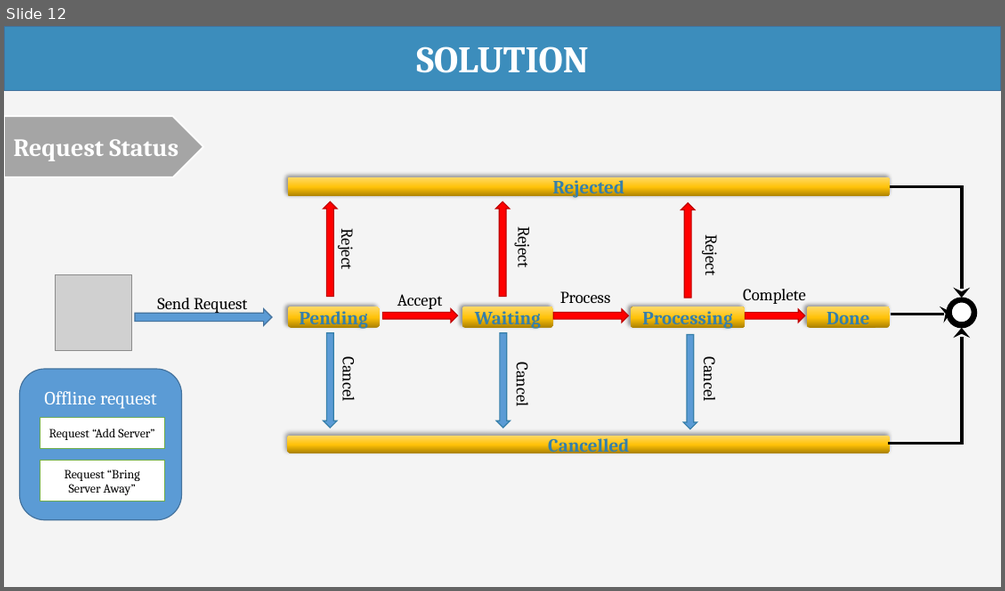
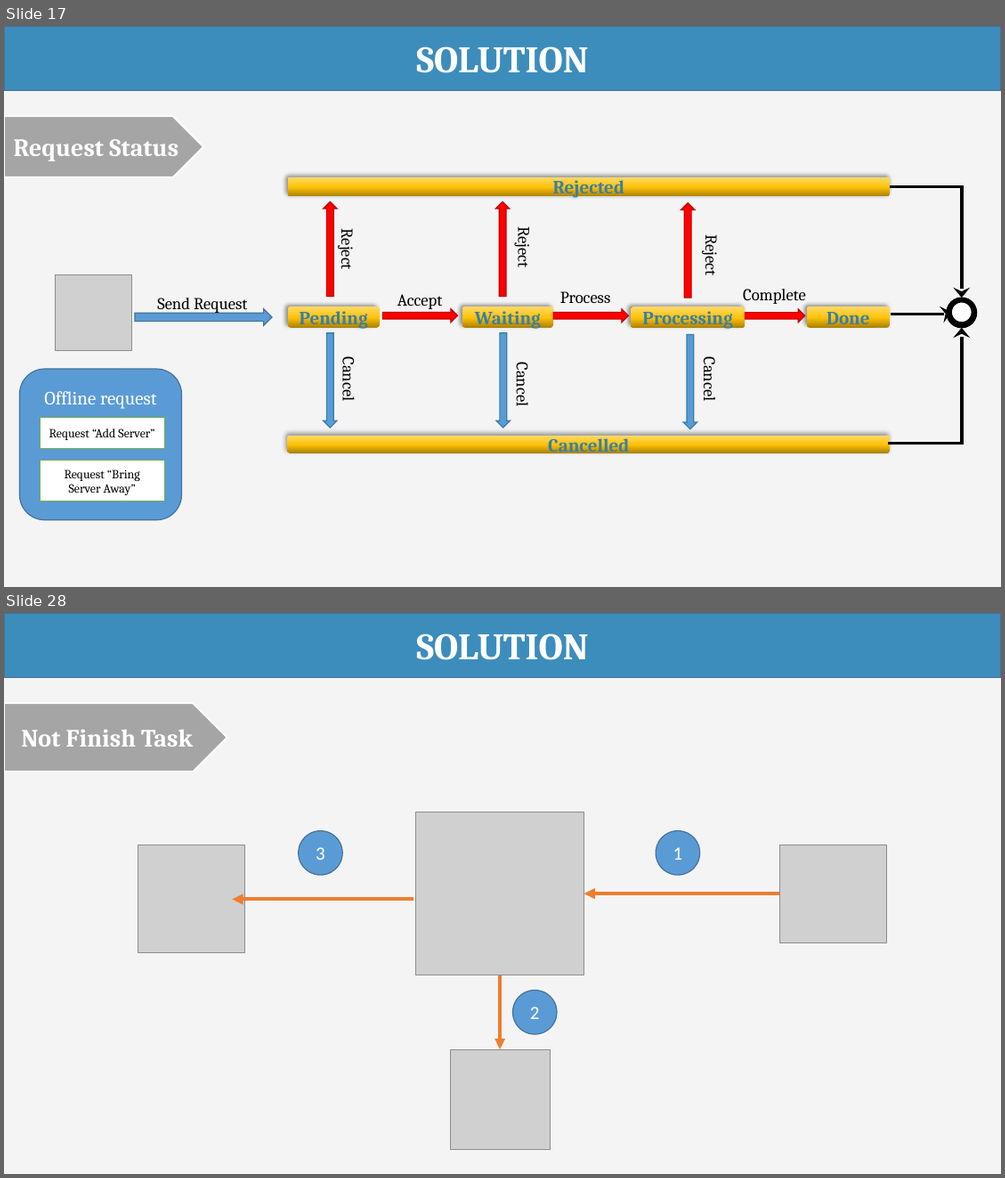
Before and after one commit to haltt051093/IMS-datacenter, a slide deck: Document/Presentation/IMS_20160407_Presentation.pptx. Shown one above the other, each under a label of ours: slide 12 before the commit, slides 17 and 28 after it; the slides between them are not shown. The pictures are 1005x591 and 1005x1178 pixels, drawn with LibreOffice and Linux fonts; fonts in the diff are those of the drawing; grey boxes stand for pictures. Boxes give left, top, right and bottom in pixels: in the first picture for what was removed or moved away, otherwise in the second. Text is boxed around its words. In the diff, an @@ line names an element or a change of style, - is before the commit and + after.

```diff
--- a/Document/Presentation/IMS_20160407_Presentation.pptx
+++ b/Document/Presentation/IMS_20160407_Presentation.pptx
@@ slide 28 added at bbox=[4, 613, 1001, 1174], background #F4F4F4 @@
@@ rectangle added at bbox=[4, 613, 1001, 677], fill #3C8DBC, outline #43739E 1 pt, 36 pt, text #FFFFFF, bold @@
+SOLUTION
@@ pentagon arrow added at bbox=[4, 704, 226, 771], fill #A5A5A5, outline #FFFFFF 1.5 pt, 24 pt, text #FFFFFF, bold @@
+Not Finish Task
@@ picture added at bbox=[416, 811, 584, 975] @@
@@ picture added at bbox=[138, 844, 244, 953] @@
@@ ellipse added at bbox=[299, 831, 343, 875], fill #5B9BD5, outline #43739E 1 pt, 18 pt, text #FFFFFF @@
+3
@@ ellipse added at bbox=[656, 831, 700, 875], fill #5B9BD5, outline #43739E 1 pt, 18 pt, text #FFFFFF @@
+1
@@ picture added at bbox=[780, 844, 886, 942] @@
@@ arrow added from (413, 900) to (232, 900), #ED7D31 3.5 pt @@
@@ arrow added from (780, 893) to (584, 893), #ED7D31 3.5 pt @@
@@ arrow added from (500, 975) to (500, 1049), #ED7D31 3.5 pt @@
@@ ellipse added at bbox=[512, 989, 557, 1034], fill #5B9BD5, outline #43739E 1 pt, 18 pt, text #FFFFFF @@
+2
@@ picture added at bbox=[451, 1049, 550, 1149] @@
@@ what was slide 12 is now slide 17 @@
```
Also in this commit, not shown: 12 slides changed, 35 other slides added, 8 slides removed.
